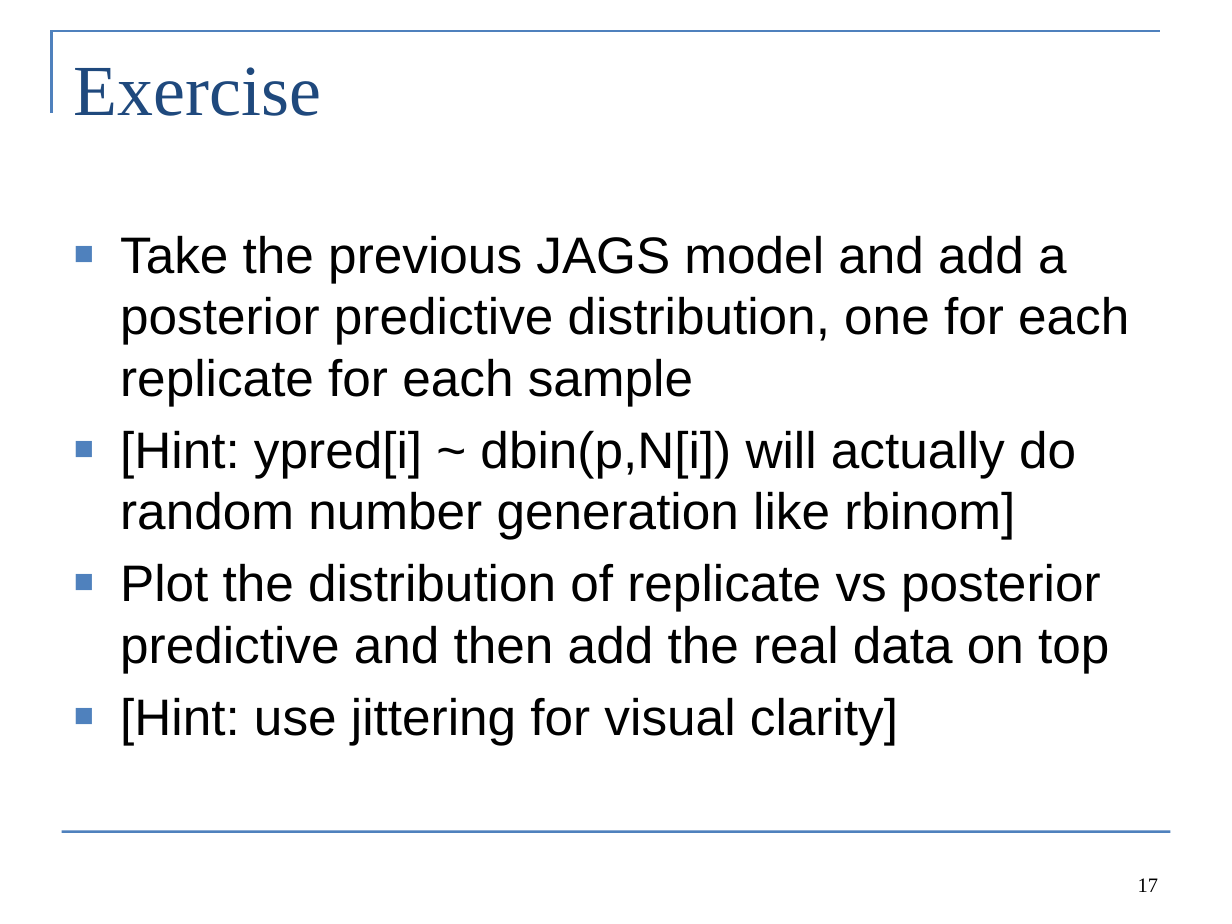
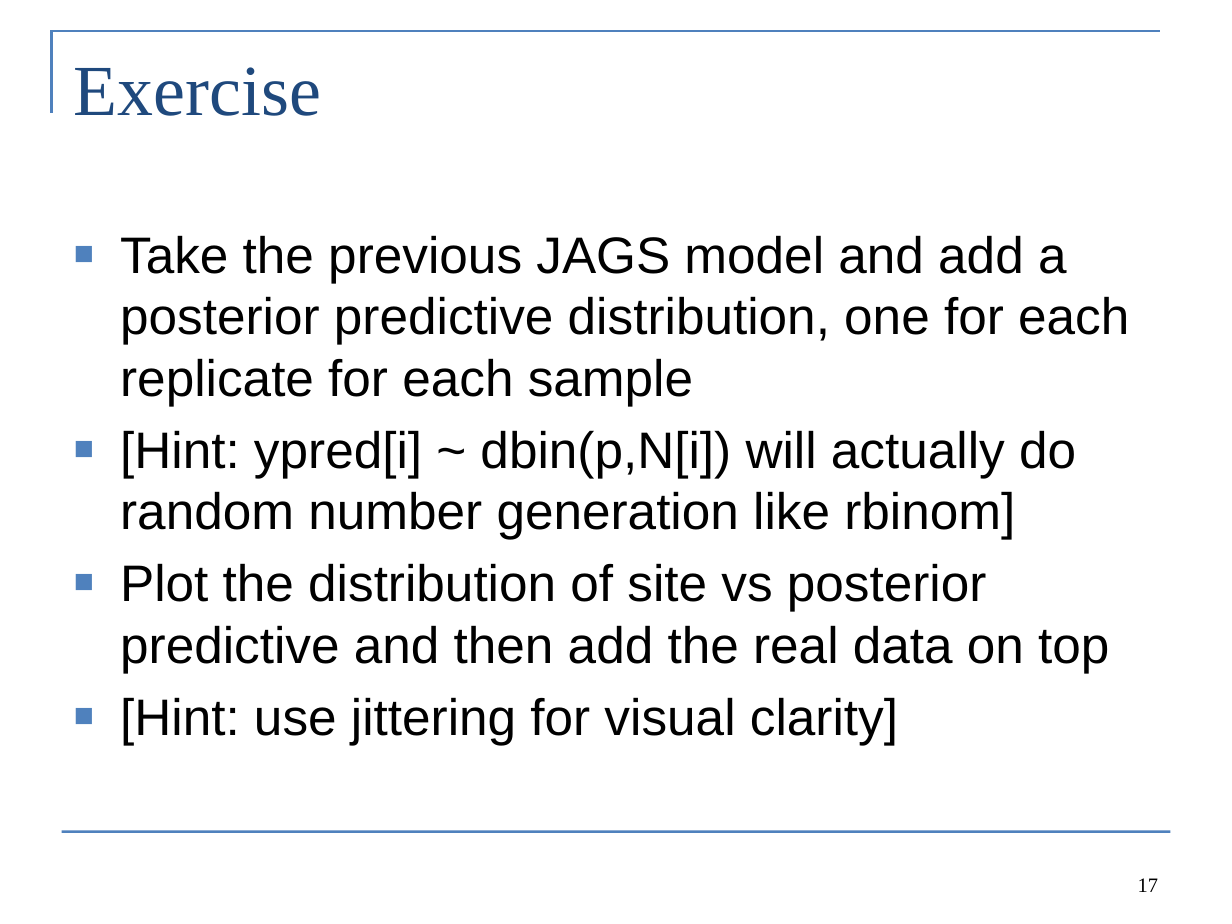
Before and after one commit to colemonnahan/bayes_workshop, a slide deck: slide 17 of dia3/lecture3_modeling.pptx. Drawn at 1232x924 pixels with LibreOffice and Linux fonts; fonts in the diff are those of the drawing. Boxes give left, top, right and bottom in pixels: in the first picture for what was removed or moved away, otherwise in the second. Text is boxed around its words. In the diff, an @@ line names an element or a change of style, - is before the commit and + after.

```diff
--- a/dia3/lecture3_modeling.pptx
+++ b/dia3/lecture3_modeling.pptx
@@ text at (120,563,1109,673): text changed @@
-■ Plot the distribution of replicate vs posterior predictive and then add the real data on top
+■ Plot the distribution of site vs posterior predictive and then add the real data on top
```
Also in this commit, not shown: 14 other slides changed, 3 slides added, 5 slides removed, 12 other files.
